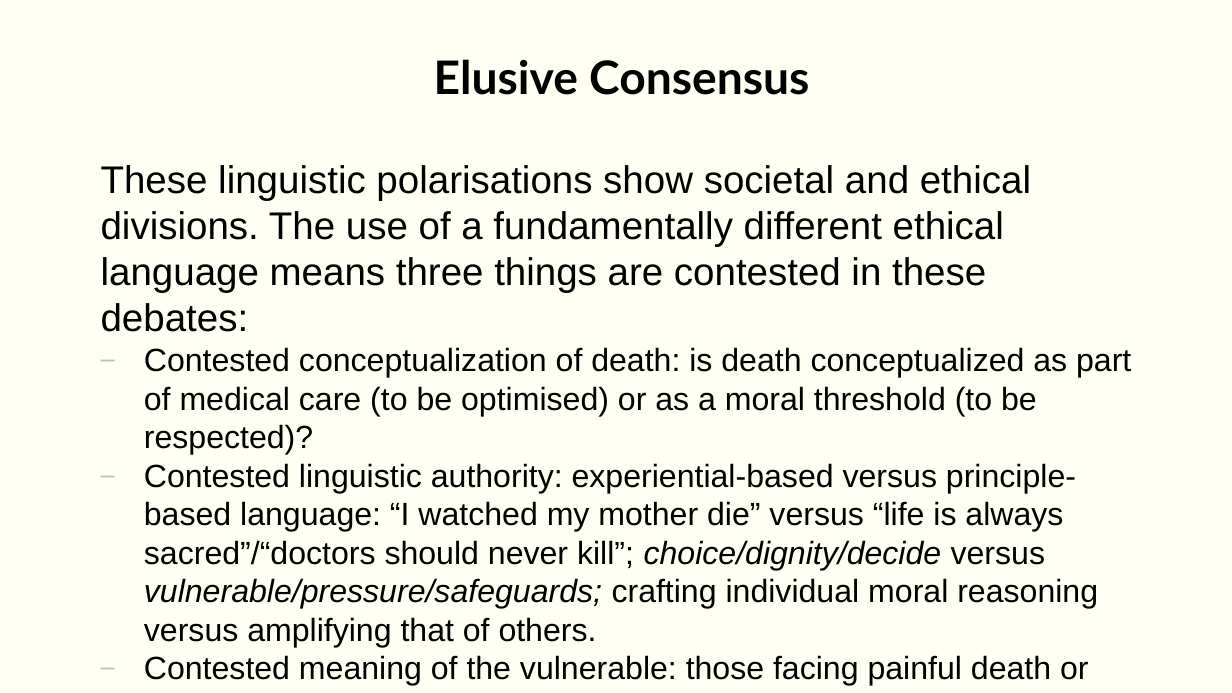
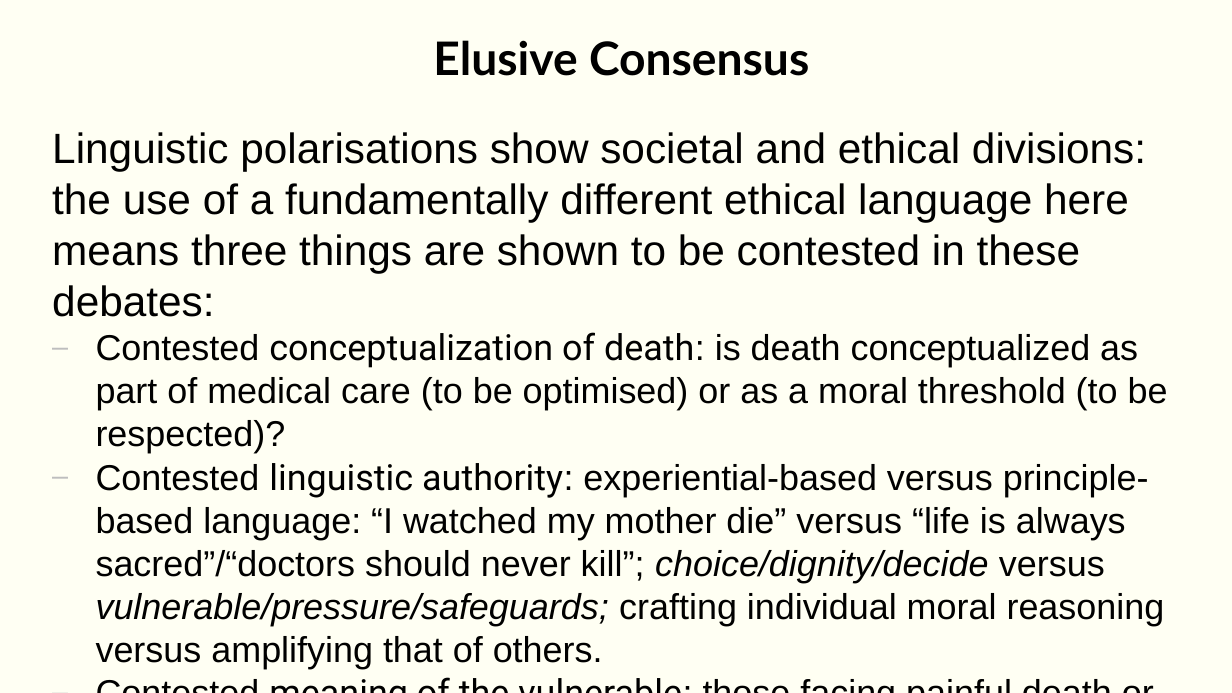
Before and after one commit to mlxndr/p, a slide deck: slide 55 of f/icame2025.pptx (slide 52 before the commit). Drawn at 1232x693 pixels with LibreOffice and Linux fonts; fonts in the diff are those of the drawing. Boxes give left, top, right and bottom in pixels: in the first picture for what was removed or moved away, otherwise in the second. Text is boxed around its words. In the diff, an @@ line names an element or a change of style, - is before the commit and + after.

```diff
--- a/f/icame2025.pptx
+++ b/f/icame2025.pptx
@@ text "Elusive Consensus": place and size @@
-text "Elusive Consensus" at box(101, 59, 1131, 686)
+text "Elusive Consensus" at box(52, 40, 1168, 669)
@@ text at box(52, 132, 1146, 317): text changed; size 60 to 66 pt @@
-These linguistic polarisations show societal and ethical divisions. The use of a fundamentally different ethical language means three things are contested in these debates:
+Linguistic polarisations show societal and ethical divisions: the use of a fundamentally different ethical language here means three things are shown to be contested in these debates:
@@ text at box(96, 332, 1168, 669): size 50 to 56 pt in "Contested conceptualization of death: is death conceptualize ...", "Contested linguistic authority: experiential-based versus pr ...", "Contested meaning of the vulnerable: those facing ..."; font Arial to Roboto in "conceptualization of death:", "linguistic authority:", "meaning of the vulnerable:" @@
```
Also in this commit, not shown: 1 other slide changed, 3 slides added, 1 slide removed.
